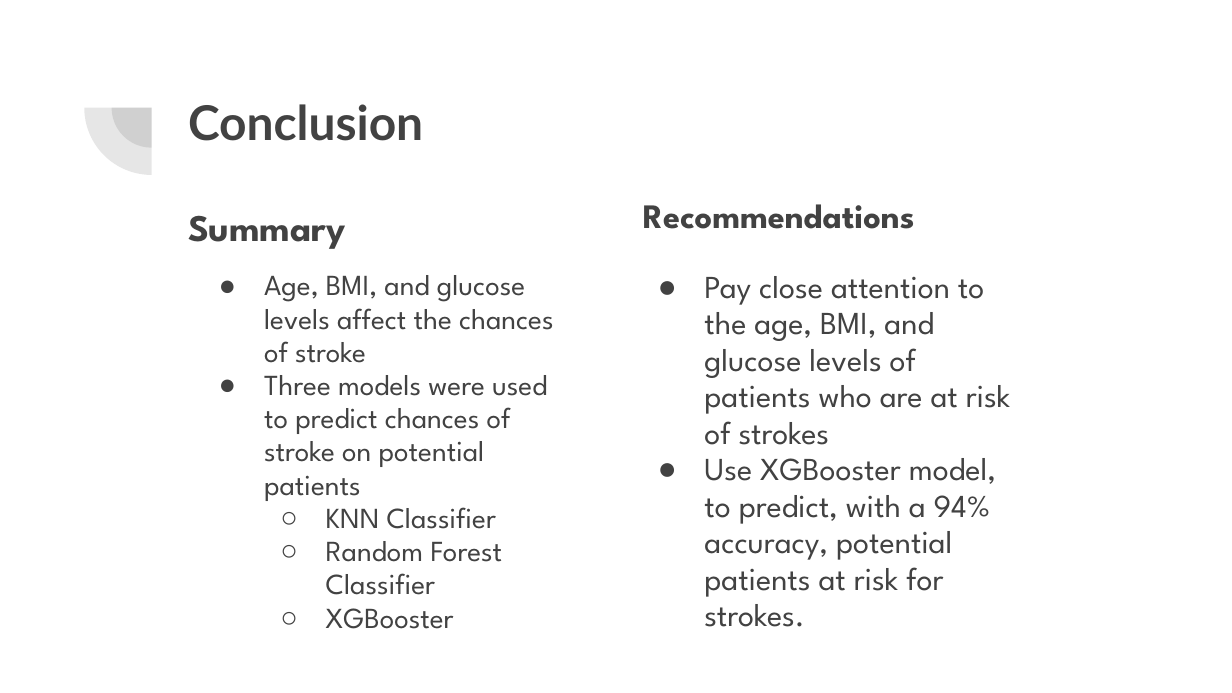
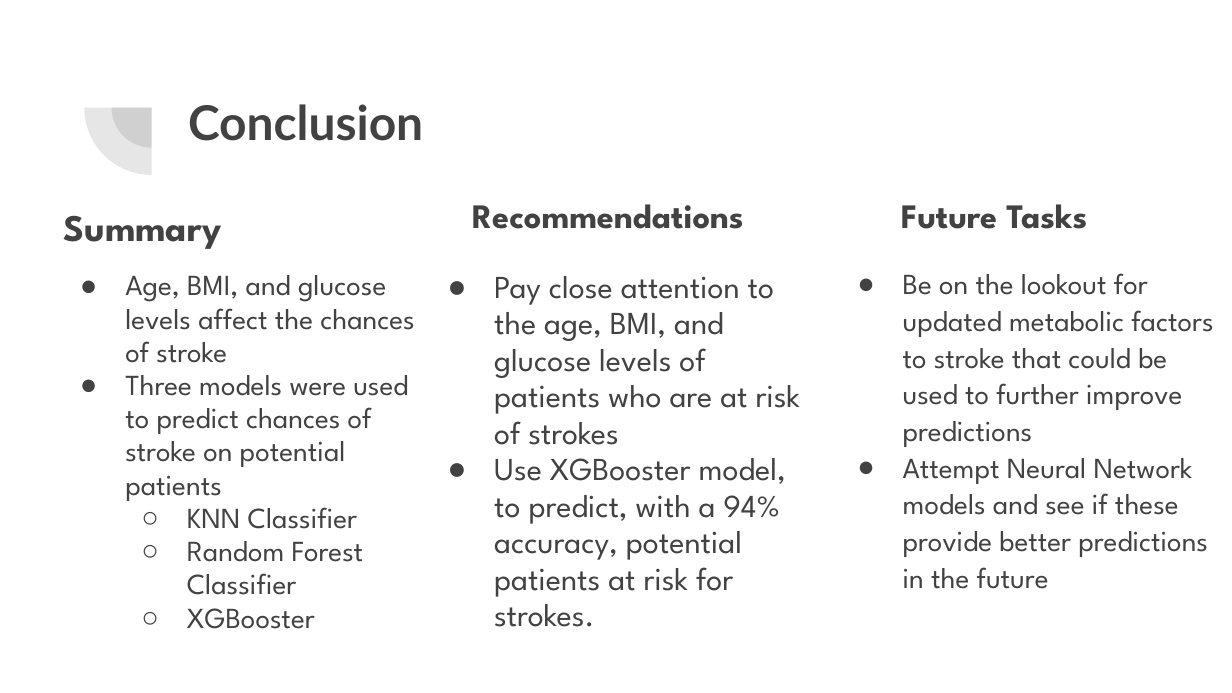
Before and after one commit to ChastityB/Placeholder, a slide deck: slide 7 of Non Technical Presentation/Stroke Predictions (Non-Technical).pptx. Drawn at 1232x693 pixels with LibreOffice and Linux fonts; fonts in the diff are those of the drawing. Boxes give left, top, right and bottom in pixels: in the first picture for what was removed or moved away, otherwise in the second. Text is boxed around its words. In the diff, an @@ line names an element or a change of style, - is before the commit and + after.

Commit message:
Updated PowerPoint upload

```diff
--- a/Non Technical Presentation/Stroke Predictions (Non-Technical).pptx
+++ b/Non Technical Presentation/Stroke Predictions (Non-Technical).pptx
@@ text "Summary": place and size @@
-text "Summary" at bbox=[188, 215, 346, 249]
+text "Summary" at bbox=[64, 215, 222, 249]
@@ text "Recommendations": place and size @@
-text "Recommendations" at bbox=[643, 204, 915, 229]
+text "Recommendations" at bbox=[472, 204, 744, 229]
@@ text added at bbox=[901, 204, 1087, 229], 20 pt, text #424242, bold @@
+Future Tasks
@@ text "Age, BMI, and glucose levels ...": place and size @@
-text "Age, BMI, and glucose levels ..." at bbox=[264, 275, 554, 629]
+text "Age, BMI, and glucose levels ..." at bbox=[125, 275, 415, 629]
@@ text "Pay close attention to the ...": place and size @@
-text "Pay close attention to the ..." at bbox=[704, 276, 1010, 627]
+text "Pay close attention to the ..." at bbox=[494, 276, 800, 627]
@@ text added at bbox=[903, 273, 1213, 589], 17.1 pt, text #424242 @@
+● Be on the lookout for updated metabolic factors to stroke that could be used to further improve predictions
+● Attempt Neural Network models and see if these provide better predictions in the future
```
